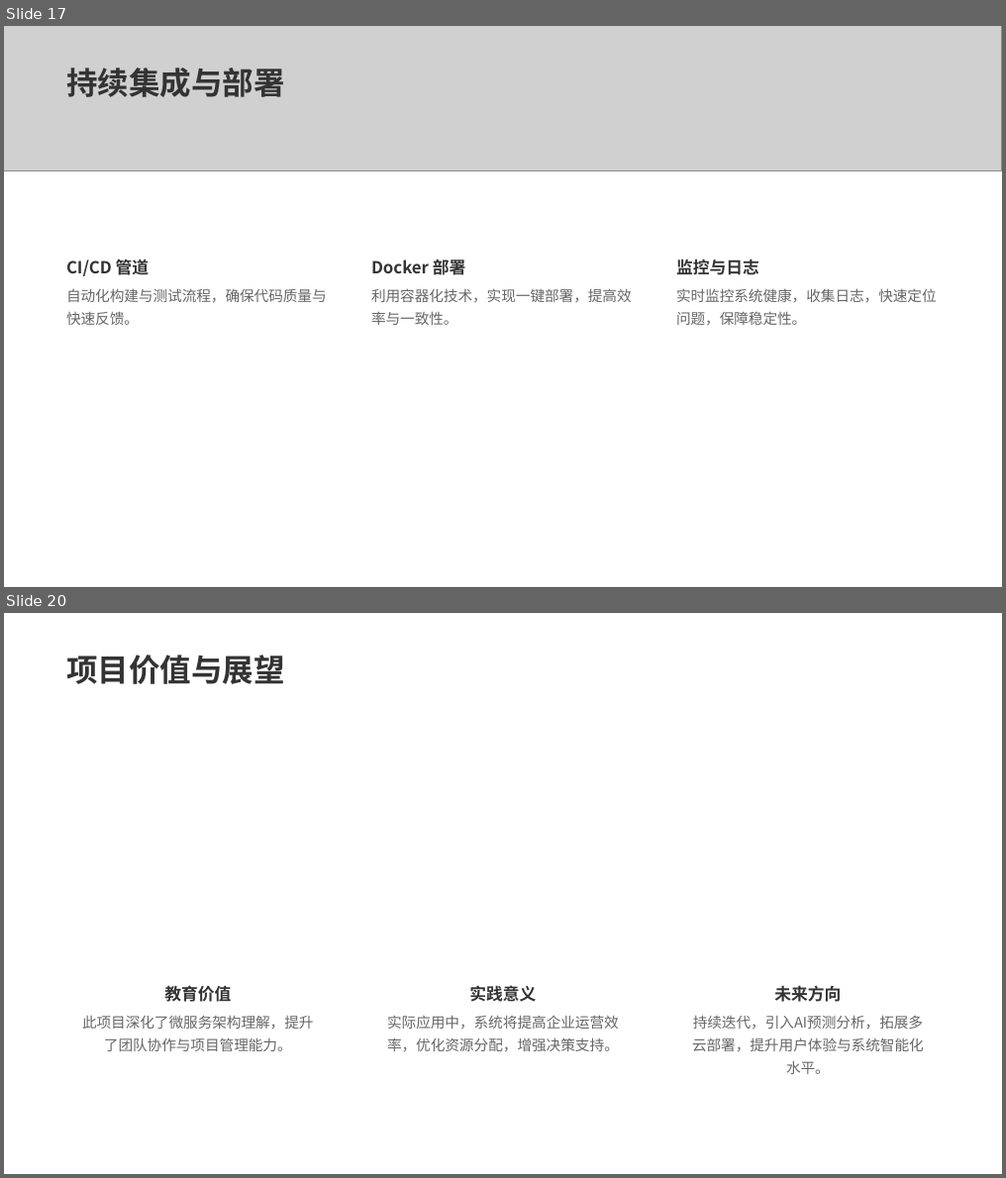
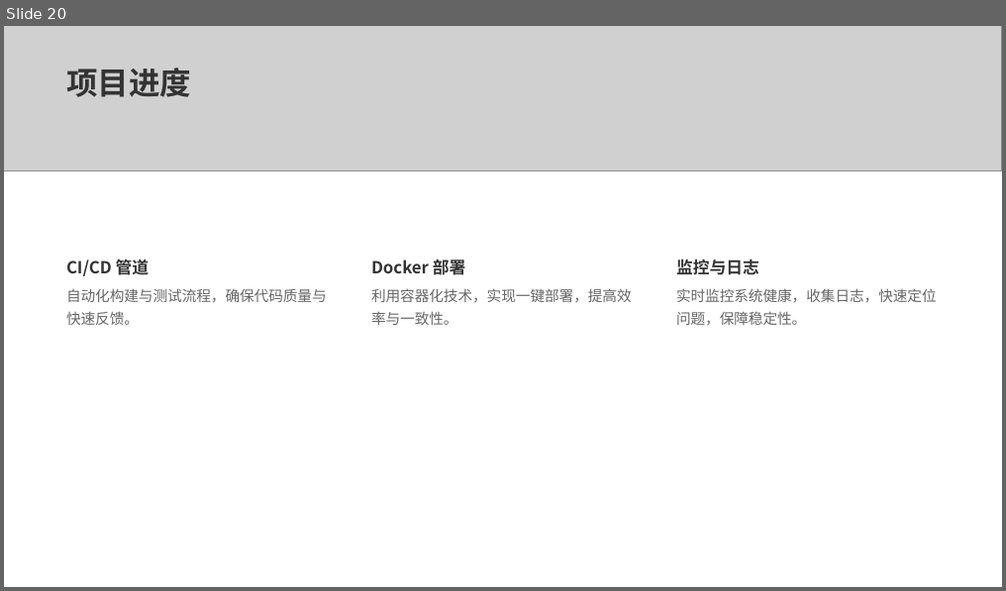
Before and after one commit to anymore131/mini-erp, a slide deck: 基于Spring Cloud的小型ERP系统设计.pptx. Shown one above the other, each under a label of ours: slides 17 and 20 before the commit, slide 20 after it; the slides between them are not shown. The pictures are 1006x1178 and 1006x591 pixels, drawn with LibreOffice and Linux fonts; fonts in the diff are those of the drawing; grey boxes stand for pictures; background and template pictures are left out. Boxes give left, top, right and bottom in pixels: in the first picture for what was removed or moved away, otherwise in the second. Text is boxed around its words. In the diff, an @@ line names an element or a change of style, - is before the commit and + after.

```diff
--- a/基于Spring Cloud的小型ERP系统设计.pptx
+++ b/基于Spring Cloud的小型ERP系统设计.pptx
@@ slide 20 removed at box(4, 613, 1002, 1174), background picture (left out) @@
@@ text removed at box(66, 655, 285, 684) @@
-项目价值与展望
@@ text removed at box(164, 985, 231, 1002) @@
-教育价值
@@ text removed at box(469, 985, 536, 1002) @@
-实践意义
@@ text removed at box(774, 985, 841, 1002) @@
-未来方向
@@ text removed at box(82, 1016, 314, 1052) @@
-此项目深化了微服务架构理解，提升了团队协作与项目管理能力。
@@ text removed at box(387, 1015, 619, 1053) @@
-实际应用中，系统将提高企业运营效率，优化资源分配，增强决策支持。
@@ text removed at box(692, 1015, 924, 1074) @@
-持续迭代，引入AI预测分析，拓展多云部署，提升用户体验与系统智能化水平。
@@ what was slide 17 is now slide 20 @@
@@ slide 20 changed as well @@
@@ text at box(66, 68, 191, 97): text changed @@
-持续集成与部署
+项目进度
```
Also in this commit, not shown: 11 other slides changed, 9 slides added, 8 other slides removed.
